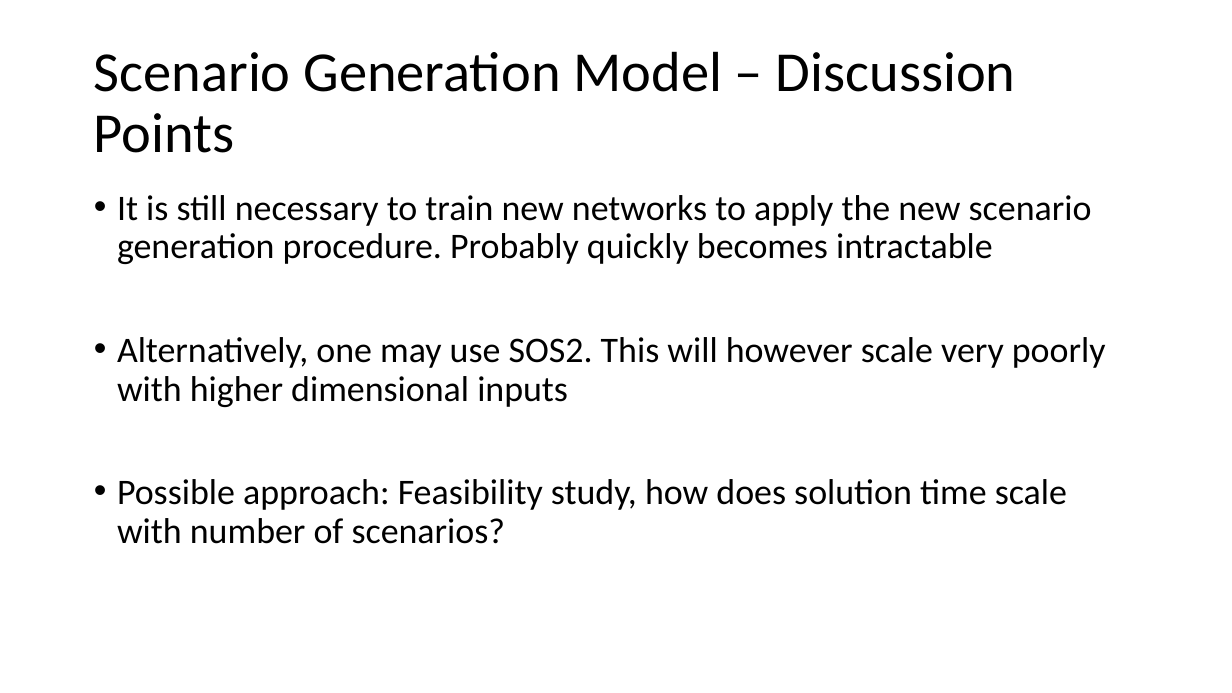
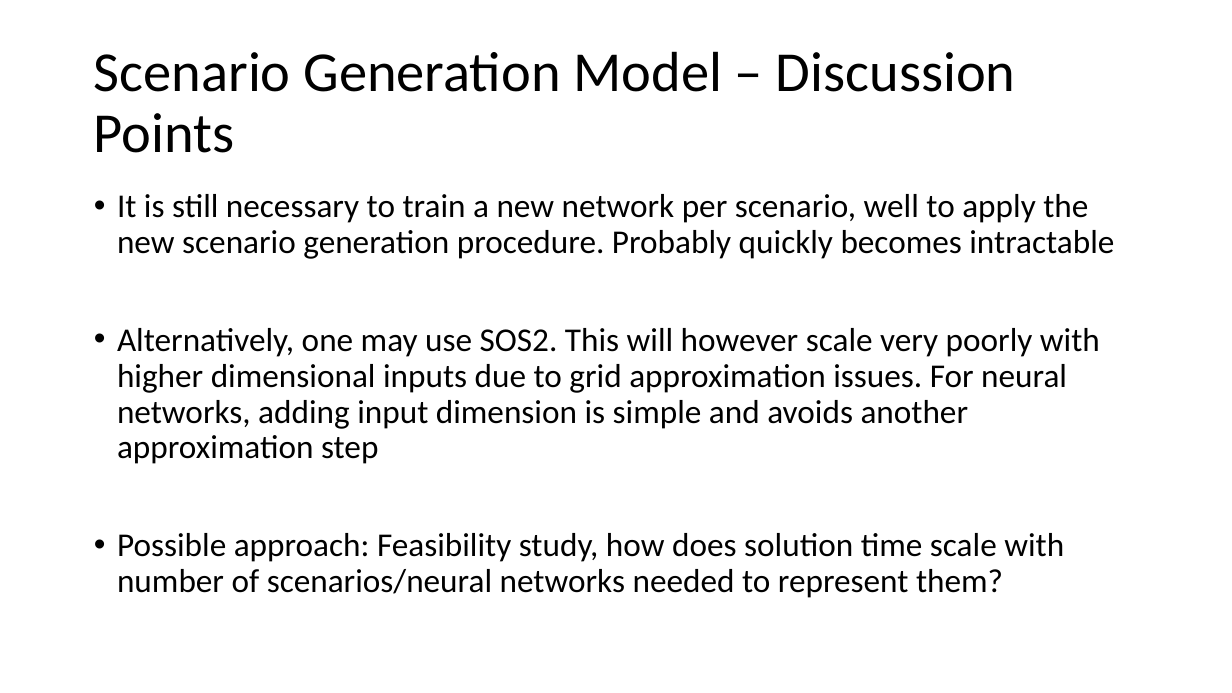
Before and after one commit to bendiw/OilOpt, a slide deck: slide 25 of PP/Master Discussion 14_may.pptx (slide 12 before the commit). Drawn at 1232x693 pixels with LibreOffice and Linux fonts; fonts in the diff are those of the drawing. Boxes give left, top, right and bottom in pixels: in the first picture for what was removed or moved away, otherwise in the second. Text is boxed around its words. In the diff, an @@ line names an element or a change of style, - is before the commit and + after.

```diff
--- a/PP/Master Discussion 14_may.pptx
+++ b/PP/Master Discussion 14_may.pptx
@@ text at <box>117,194,1114,598</box>: text changed; size 28 to 25.9 pt @@
-• It is still necessary to train new networks to apply the new scenario generation procedure. Probably quickly becomes intractable
-• Alternatively, one may use SOS2. This will however scale very poorly with higher dimensional inputs
-• Possible approach: Feasibility study, how does solution time scale with number of scenarios?
+• It is still necessary to train a new network per scenario, well to apply the new scenario generation procedure. Probably quickly becomes intractable
+• Alternatively, one may use SOS2. This will however scale very poorly with higher dimensional inputs due to grid approximation issues. For neural networks, adding input dimension is simple and avoids another approximation step
+• Possible approach: Feasibility study, how does solution time scale with number of scenarios/neural networks needed to represent them?
```
Also in this commit, not shown: 5 other slides changed, 13 slides added, 27 other files.
